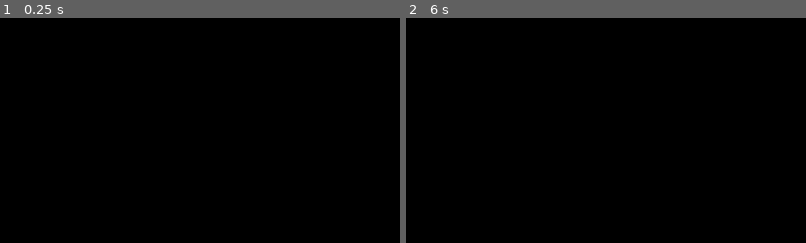
Above: before the commit, frames 1-2 (left to right).
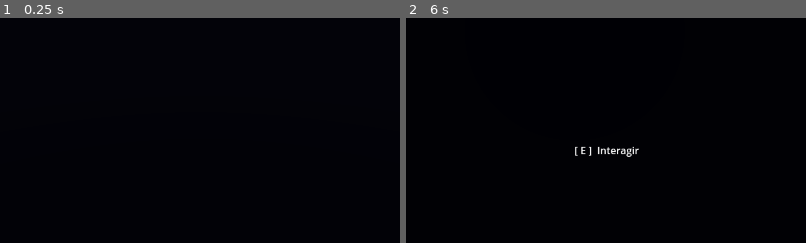
Above: after the commit, the same moments.

Repository: r4ndom13/MEV-UniswapBot
Game: Godot game, scene res://scenes/levels/TestLevel.tscn
Two runs of this game, one before a commit and one after it. Both use one fixed random seed, a clock stepped at 60 frames per second and the inputs below.
Inputs (mouse positions are % of the whole screen's width and height, from its top left):
- Up to frame 1 (0.25 s): no input
- Up to frame 2 (6 s): tap Enter at 0.5, 2, 3.5 s; move the mouse to (49, 52) at 0.52 s; hold E (interact) 0.53-1.28 s; hold W (move_forward) 0.53-2.78 s; tap Space at 1.25, 2.75, 4.25 s; move the mouse to (57, 51) at 1.27 s; tap E (interact) every 1.5 s from 1.35 to 5.85 s; move the mouse to (42, 49) at 2.02 s; hold E (interact) 2.03-2.78 s; move the mouse to (51, 50) at 2.77 s; hold A (move_left) 2.78-3.53 s; move the mouse to (46, 48) at 3.52 s; hold E (interact) 3.53-4.28 s; hold W (move_forward) 3.53-5.78 s; move the mouse to (55, 50) at 4.27 s; move the mouse to (45, 50) at 5.02 s; hold E (interact) 5.03-5.78 s; move the mouse to (52, 48) at 5.77 s; hold D (move_right) from 5.78 s (still down)
The pictures show only the part of the screen within x 25-75%, y 50-100%; the shares and areas given below are measured in that part.

The runs differ from the first frame. In frame 2, 0.3% of the frame differs, in the area x 42-59%, y 56-62%.

Commit message:
feat: Etapa 2 - sistema de interação, objetos interativos e atmosfera
- InteractionSystem.gd: raycast da câmera detecta grupo "interactable"
- ObjetoInterativo.gd: base para objetos (porta, bilhete, lampião, rádio)
- Player.tscn: adicionados RayCast3D, InteractionSystem e HUD com PromptLabel
- TestLevel.tscn: WorldEnvironment com neblina e luz baixa, 4 objetos de teste
- Textos narrativos em português/dialeto mineiro nos objetos

https://claude.ai/code/session_01KKdYb9FWtBR4ZdrvRtYAuh

Diff:
--- a/game/scenes/levels/TestLevel.tscn
+++ b/game/scenes/levels/TestLevel.tscn
@@ -1,8 +1,49 @@
-[gd_scene load_steps=2 format=3]
+[gd_scene load_steps=12 format=3]
 
 [ext_resource type="PackedScene" path="res://scenes/player/Player.tscn" id="1_player"]
+[ext_resource type="Script" path="res://scripts/world/ObjetoInterativo.gd" id="2_obj"]
+
+[sub_resource type="Environment" id="Environment_1"]
+background_mode = 1
+background_color = Color(0.02, 0.02, 0.04, 1)
+ambient_light_source = 2
+ambient_light_color = Color(0.08, 0.08, 0.12, 1)
+ambient_light_energy = 0.5
+fog_enabled = true
+fog_light_color = Color(0.03, 0.03, 0.06, 1)
+fog_density = 0.04
+
+[sub_resource type="BoxShape3D" id="Shape_Porta"]
+size = Vector3(0.8, 2.0, 0.1)
+
+[sub_resource type="BoxMesh" id="Mesh_Porta"]
+size = Vector3(0.8, 2.0, 0.1)
+
+[sub_resource type="BoxShape3D" id="Shape_Bilhete"]
+size = Vector3(0.28, 0.36, 0.02)
+
+[sub_resource type="BoxMesh" id="Mesh_Bilhete"]
+size = Vector3(0.28, 0.36, 0.02)
+
+[sub_resource type="BoxShape3D" id="Shape_Lampiao"]
+size = Vector3(0.18, 0.28, 0.18)
+
+[sub_resource type="BoxMesh" id="Mesh_Lampiao"]
+size = Vector3(0.18, 0.28, 0.18)
+
+[sub_resource type="BoxShape3D" id="Shape_Radio"]
+size = Vector3(0.38, 0.22, 0.24)
+
+[sub_resource type="BoxMesh" id="Mesh_Radio"]
+size = Vector3(0.38, 0.22, 0.24)
 
 [node name="TestLevel" type="Node3D"]
+
+[node name="WorldEnvironment" type="WorldEnvironment" parent="."]
+environment = SubResource("Environment_1")
+
+[node name="AmbienteAudio" type="AudioStreamPlayer" parent="."]
+autoplay = false
 
 [node name="Chao" type="CSGBox3D" parent="."]
 transform = Transform3D(1, 0, 0, 0, 1, 0, 0, 0, 1, 0, -0.25, 0)
@@ -29,10 +70,58 @@
 size = Vector3(0.5, 3, 20)
 use_collision = true
 
+[node name="Porta" type="StaticBody3D" parent="."]
+transform = Transform3D(1, 0, 0, 0, 1, 0, 0, 0, 1, -2, 1.0, -9.75)
+script = ExtResource("2_obj")
+nome_objeto = "Porta"
+texto = "A porta está trancada. A madeira está inchada de umidade — não abre nem a força."
+
+[node name="CollisionShape3D" type="CollisionShape3D" parent="Porta"]
+shape = SubResource("Shape_Porta")
+
+[node name="MeshInstance3D" type="MeshInstance3D" parent="Porta"]
+mesh = SubResource("Mesh_Porta")
+
+[node name="Bilhete" type="StaticBody3D" parent="."]
+transform = Transform3D(1, 0, 0, 0, 1, 0, 0, 0, 1, 3, 1.5, -9.73)
+script = ExtResource("2_obj")
+nome_objeto = "Bilhete"
+texto = "Escrito a lápis, letra trêmula: 'Não pare na estrada depois das dez. Pelo amor de Deus, não pare.'"
+
+[node name="CollisionShape3D" type="CollisionShape3D" parent="Bilhete"]
+shape = SubResource("Shape_Bilhete")
+
+[node name="MeshInstance3D" type="MeshInstance3D" parent="Bilhete"]
+mesh = SubResource("Mesh_Bilhete")
+
+[node name="Lampiao" type="StaticBody3D" parent="."]
+transform = Transform3D(1, 0, 0, 0, 1, 0, 0, 0, 1, -4, 0.14, -4)
+script = ExtResource("2_obj")
+nome_objeto = "Lampião"
+texto = "Um lampião de querosene. Quase vazio — dá pra usar mais uns dez minutos, se tanto."
+
+[node name="CollisionShape3D" type="CollisionShape3D" parent="Lampiao"]
+shape = SubResource("Shape_Lampiao")
+
+[node name="MeshInstance3D" type="MeshInstance3D" parent="Lampiao"]
+mesh = SubResource("Mesh_Lampiao")
+
+[node name="Radio" type="StaticBody3D" parent="."]
+transform = Transform3D(1, 0, 0, 0, 1, 0, 0, 0, 1, 4, 0.11, -4)
+script = ExtResource("2_obj")
+nome_objeto = "Rádio"
+texto = "Um Philips dos anos 40. Ligado, mas só sai estática. Por um instante, parece que tem alguém falando."
+
+[node name="CollisionShape3D" type="CollisionShape3D" parent="Radio"]
+shape = SubResource("Shape_Radio")
+
+[node name="MeshInstance3D" type="MeshInstance3D" parent="Radio"]
+mesh = SubResource("Mesh_Radio")
+
 [node name="Player" parent="." instance=ExtResource("1_player")]
 transform = Transform3D(1, 0, 0, 0, 1, 0, 0, 0, 1, 0, 1, 0)
 
 [node name="DirectionalLight3D" type="DirectionalLight3D" parent="."]
 transform = Transform3D(0.866025, -0.433013, 0.25, 0.5, 0.75, -0.433013, 0, 0.5, 0.866025, 0, 5, 0)
-light_energy = 0.4
+light_energy = 0.15
 shadow_enabled = true
--- a/game/scenes/player/Player.tscn
+++ b/game/scenes/player/Player.tscn
@@ -1,6 +1,7 @@
-[gd_scene load_steps=3 format=3]
+[gd_scene load_steps=4 format=3]
 
 [ext_resource type="Script" path="res://scripts/player/PlayerController.gd" id="1_player"]
+[ext_resource type="Script" path="res://scripts/player/InteractionSystem.gd" id="2_interaction"]
 
 [sub_resource type="CapsuleShape3D" id="CapsuleShape3D_1"]
 radius = 0.4
@@ -15,3 +16,24 @@
 
 [node name="Camera3D" type="Camera3D" parent="."]
 transform = Transform3D(1, 0, 0, 0, 1, 0, 0, 0, 1, 0, 1.6, 0)
+
+[node name="RayCast3D" type="RayCast3D" parent="Camera3D"]
+target_position = Vector3(0, 0, -2.5)
+
+[node name="InteractionSystem" type="Node" parent="."]
+script = ExtResource("2_interaction")
+
+[node name="HUD" type="CanvasLayer" parent="."]
+
+[node name="PromptLabel" type="Label" parent="HUD"]
+anchor_left = 0.5
+anchor_right = 0.5
+anchor_top = 0.8
+anchor_bottom = 0.8
+offset_left = -150.0
+offset_right = 150.0
+offset_top = -16.0
+offset_bottom = 16.0
+text = "[ E ]  Interagir"
+horizontal_alignment = 1
+visible = false
--- /dev/null
+++ b/game/scripts/player/InteractionSystem.gd
@@ -0,0 +1,27 @@
+extends Node
+
+# Alcance máximo do raycast em metros
+const ALCANCE := 2.5
+
+@onready var raycast: RayCast3D = $"../Camera3D/RayCast3D"
+@onready var prompt: Label = $"../HUD/PromptLabel"
+
+
+func _process(_delta: float) -> void:
+	var alvo := _pegar_interagivel()
+	prompt.visible = alvo != null
+
+
+func _unhandled_input(event: InputEvent) -> void:
+	if event.is_action_pressed("interact"):
+		var alvo := _pegar_interagivel()
+		if alvo and alvo.has_method("interact"):
+			alvo.interact()
+
+
+func _pegar_interagivel() -> Node:
+	if raycast.is_colliding():
+		var corpo := raycast.get_collider()
+		if corpo != null and corpo.is_in_group("interactable"):
+			return corpo
+	return null
--- /dev/null
+++ b/game/scripts/world/ObjetoInterativo.gd
@@ -0,0 +1,18 @@
+extends StaticBody3D
+class_name ObjetoInterativo
+
+@export var nome_objeto: String = "Objeto"
+@export_multiline var texto: String = ""
+
+# Sinal para o DialogSystem escutar na próxima etapa
+signal interagido(nome: String, conteudo: String)
+
+
+func _ready() -> void:
+	add_to_group("interactable")
+
+
+func interact() -> void:
+	emit_signal("interagido", nome_objeto, texto)
+	# Placeholder: imprime no console até o DialogSystem existir
+	print("[%s]  %s" % [nome_objeto, texto])
